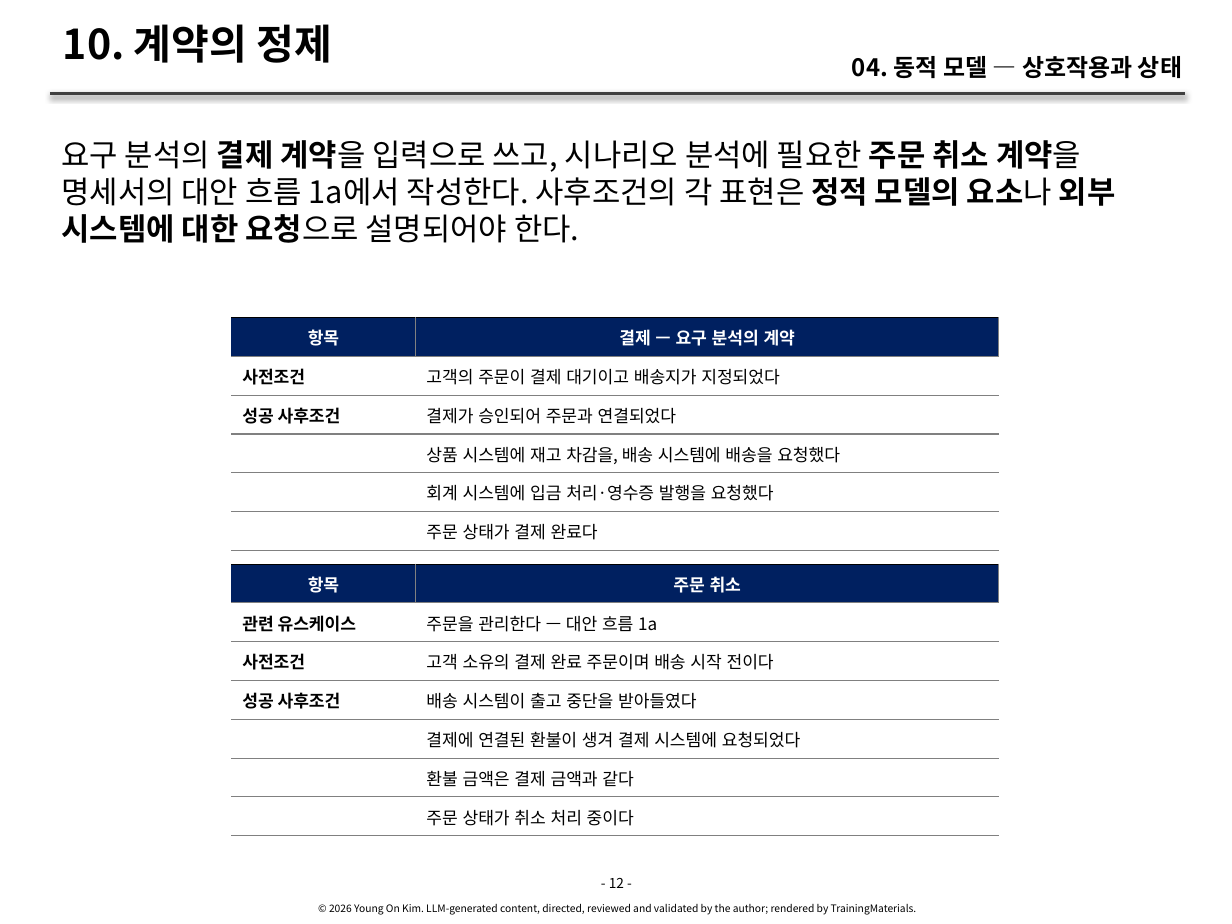
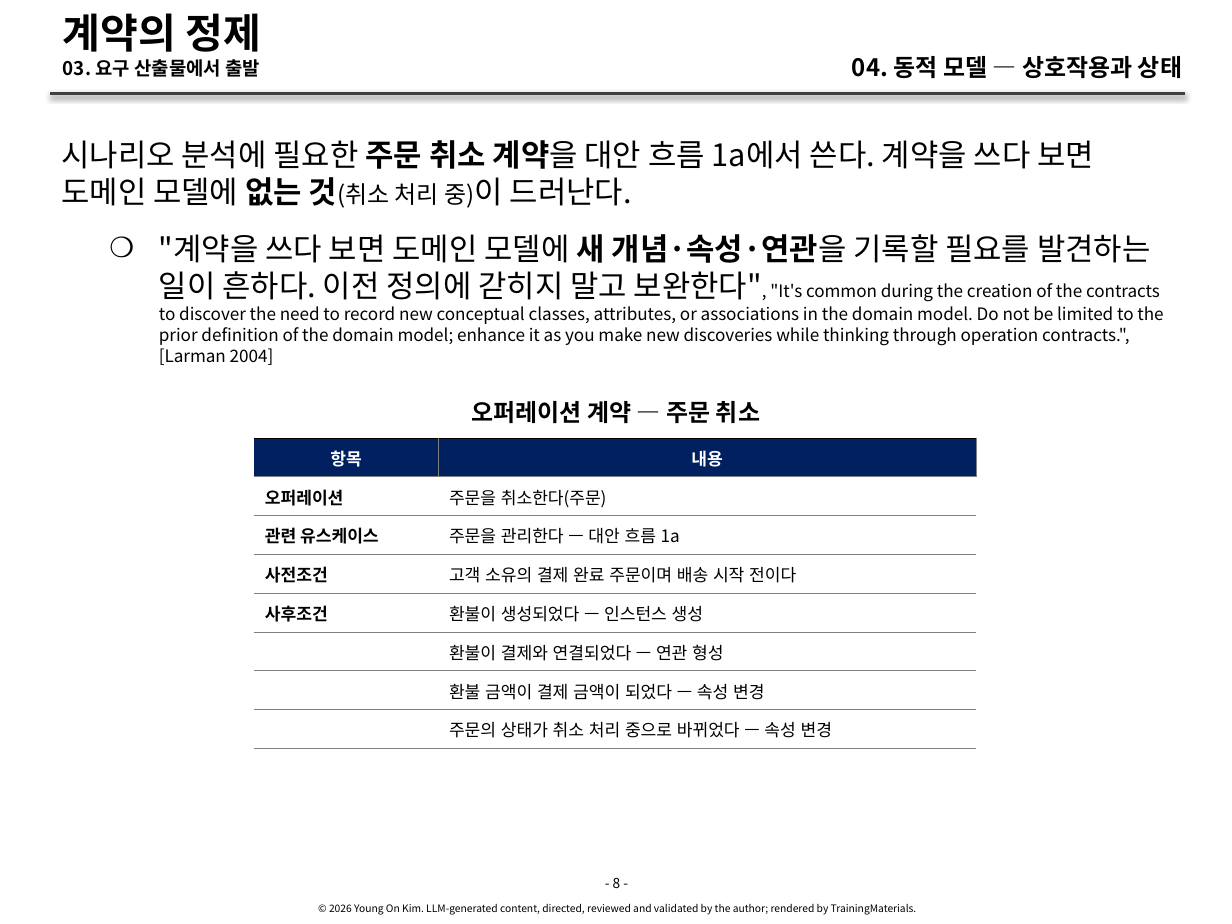
Before and after one commit to YoungSan77/TrainingMaterials, a slide deck: slide 8 of courses/ooad/sessions/s04.pptx (slide 12 before the commit). Drawn at 1232x924 pixels with LibreOffice and Linux fonts; fonts in the diff are those of the drawing. Boxes give left, top, right and bottom in pixels: in the first picture for what was removed or moved away, otherwise in the second. Text is boxed around its words. In the diff, an @@ line names an element or a change of style, - is before the commit and + after.

```diff
--- a/courses/ooad/sessions/s04.pptx
+++ b/courses/ooad/sessions/s04.pptx
@@ title at bbox=[63, 13, 261, 77]: text changed; size 24 to 11 pt @@
-10. 계약의 정제
+계약의 정제
+03. 요구 산출물에서 출발
@@ text at bbox=[61, 140, 1163, 365]: text changed; size 18 to 10 pt @@
-요구 분석의 결제 계약을 입력으로 쓰고, 시나리오 분석에 필요한 주문 취소 계약을 명세서의 대안 흐름 1a에서 작성한다. 사후조건의 각 표현은 정적 모델의 요소나 외부 시스템에 대한 요청으로 설명되어야 한다.
+시나리오 분석에 필요한 주문 취소 계약을 대안 흐름 1a에서 쓴다. 계약을 쓰다 보면 도메인 모델에 없는 것(취소 처리 중)이 드러난다.
+    ❍ "계약을 쓰다 보면 도메인 모델에 새 개념·속성·연관을 기록할 필요를 발견하는 일이 흔하다. 이전 정의에 갇히지 말고 보완한다", "It's common during the creation of the contracts to discover the need to record new conceptual classes, attributes, or associations in the domain model. Do not be limited to the prior definition of the domain model; enhance it as you make new discoveries while thinking through operation contracts.", [Larman 2004]
@@ text added at bbox=[472, 401, 760, 423], 14 pt, text #000000, bold @@
+오퍼레이션 계약 — 주문 취소
@@ table at bbox=[254, 439, 976, 924] @@
-row 1: 항목 | 결제 — 요구 분석의 계약
-row 2: 사전조건 | 고객의 주문이 결제 대기이고 배송지가 지정되었다
-row 3: 성공 사후조건 | 결제가 승인되어 주문과 연결되었다
-row 4:  | 상품 시스템에 재고 차감을, 배송 시스템에 배송을 요청했다
-row 5:  | 회계 시스템에 입금 처리·영수증 발행을 요청했다
-row 6:  | 주문 상태가 결제 완료다
+row 1: 항목 | 내용
+row 2: 오퍼레이션 | 주문을 취소한다(주문)
+row 3: 관련 유스케이스 | 주문을 관리한다 — 대안 흐름 1a
+row 4: 사전조건 | 고객 소유의 결제 완료 주문이며 배송 시작 전이다
+row 5: 사후조건 | 환불이 생성되었다 — 인스턴스 생성
+row 6:  | 환불이 결제와 연결되었다 — 연관 형성
+row 7:  | 환불 금액이 결제 금액이 되었다 — 속성 변경
+row 8:  | 주문의 상태가 취소 처리 중으로 바뀌었다 — 속성 변경
@@ table: place and size @@
-table at bbox=[232, 318, 998, 840]
+table at bbox=[254, 439, 976, 924]
@@ table removed at bbox=[232, 564, 998, 924], 7 rows, 2 columns @@
-항목 | 주문 취소
-관련 유스케이스 | 주문을 관리한다 — 대안 흐름 1a
-사전조건 | 고객 소유의 결제 완료 주문이며 배송 시작 전이다
-성공 사후조건 | 배송 시스템이 출고 중단을 받아들였다
- | 결제에 연결된 환불이 생겨 결제 시스템에 요청되었다
- | 환불 금액은 결제 금액과 같다
- | 주문 상태가 취소 처리 중이다
@@ text at bbox=[613, 878, 621, 888]: text changed @@
-- 12 -
+- 8 -
```
Also in this commit, not shown: 62 other slides changed, 15 slides added, 8 slides removed, 51 other files.
